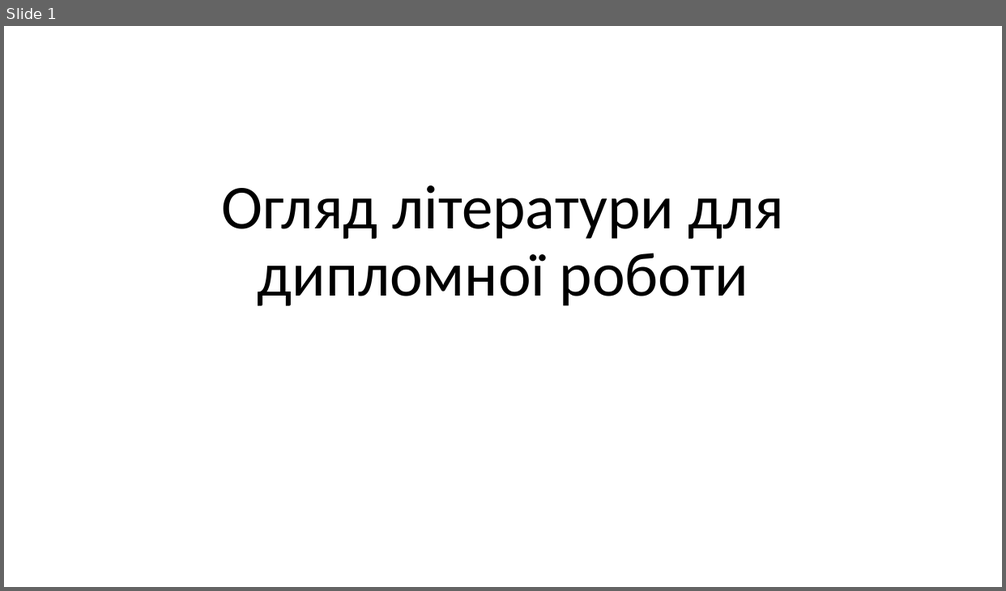
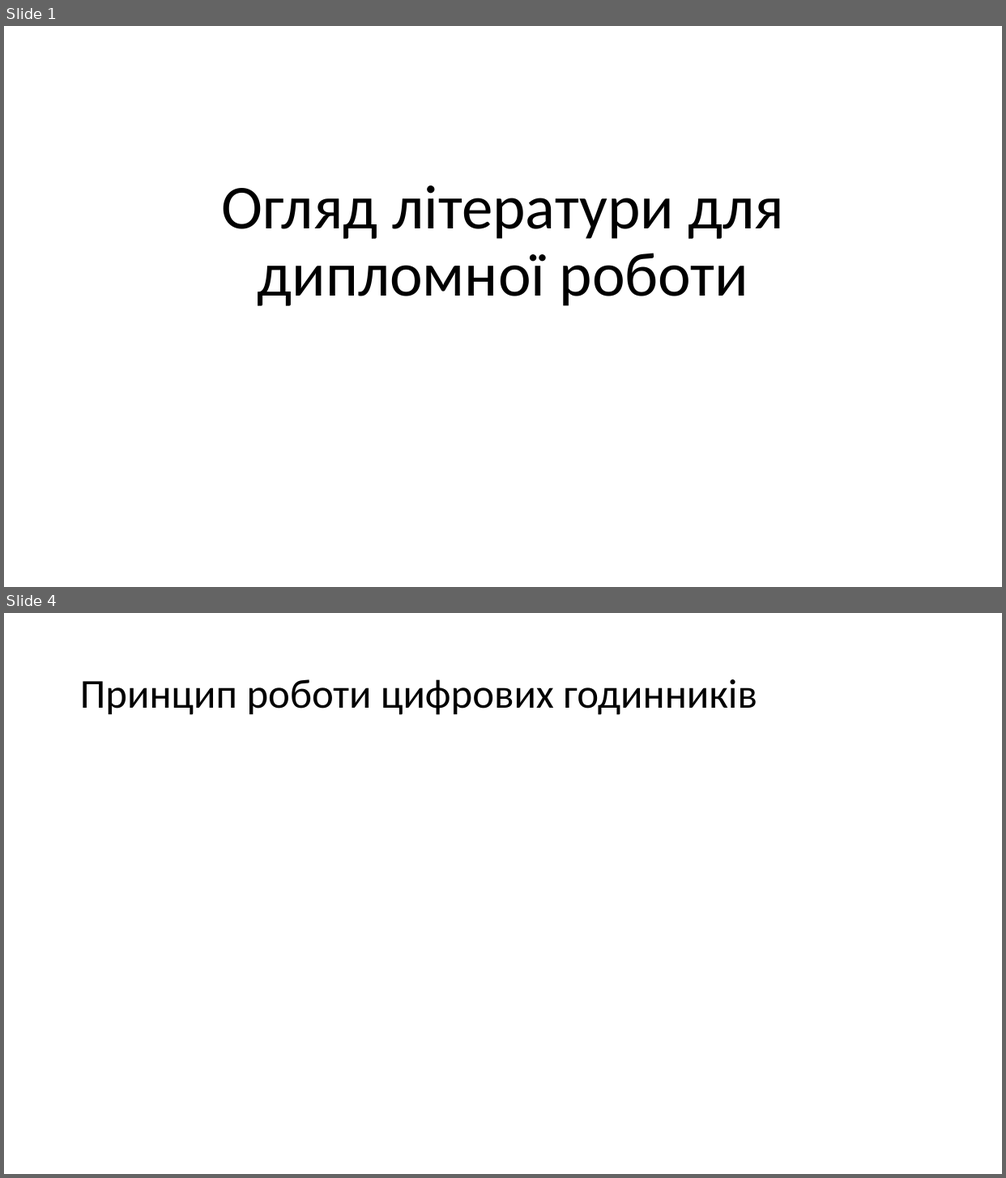
Before and after one commit to Vadym-Havryliuk/University-2, a slide deck: Доповідь 2.pptx. Shown one above the other, each under a label of ours: slide 1 before the commit, slides 1 and 4 after it; the slides between them are not shown. The pictures are 1006x591 and 1006x1178 pixels, drawn with LibreOffice and Linux fonts; fonts in the diff are those of the drawing. Boxes give left, top, right and bottom in pixels: in the first picture for what was removed or moved away, otherwise in the second. Text is boxed around its words. In the diff, an @@ line names an element or a change of style, - is before the commit and + after.

```diff
--- a/Доповідь 2.pptx
+++ b/Доповідь 2.pptx
@@ slide 4 added at [4, 613, 1002, 1174], background #FFFFFF @@
@@ title added at [80, 679, 756, 715], 39.6 pt, text #000000 @@
+Принцип роботи цифрових годинників
```
Also in this commit, not shown: 9 other slides added, 1 slide removed, 1 other file.
